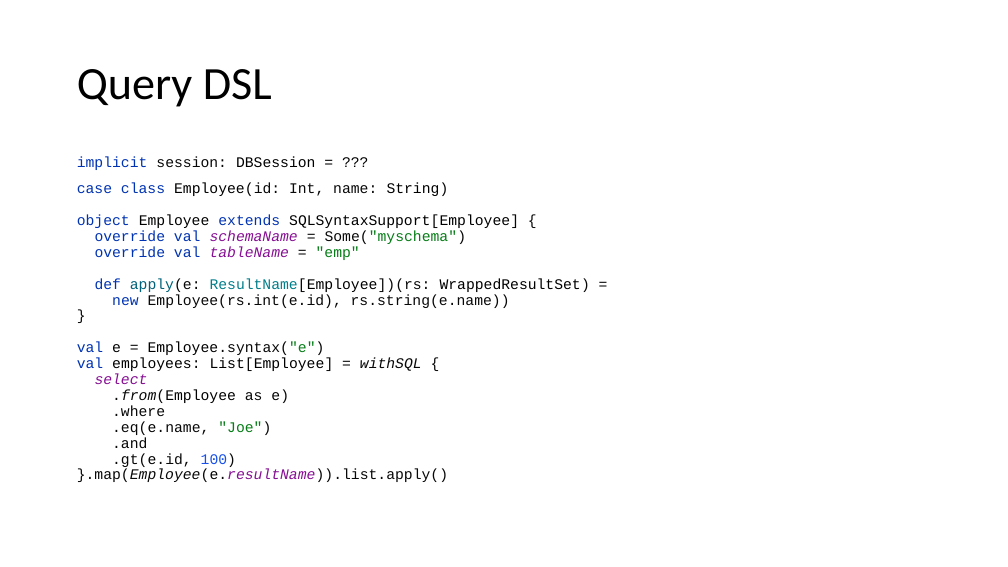
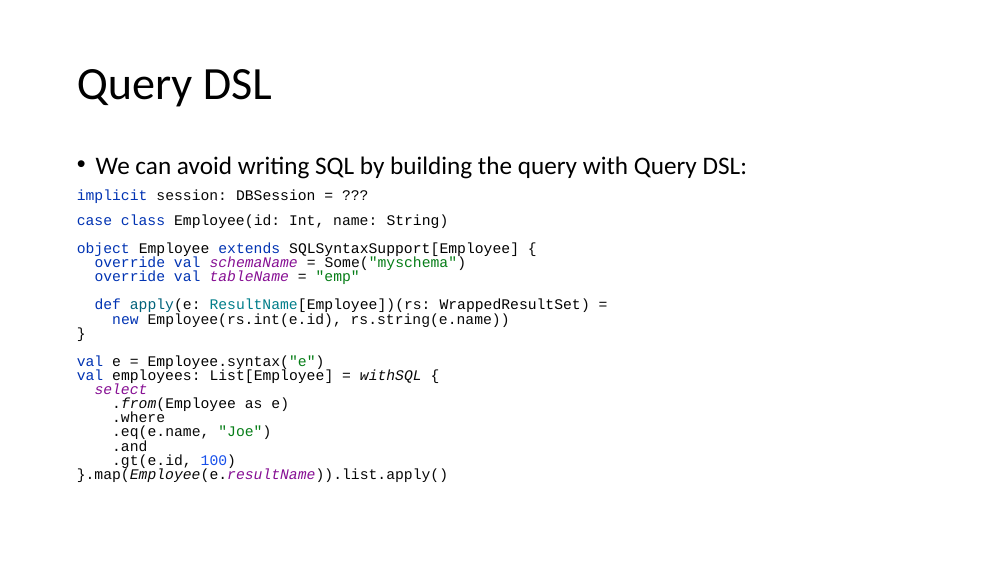
Before and after one commit to mcsuka/scalikejdbc-demo, a slide deck: slide 9 of docs/scalikejdbc-demo.pptx. Drawn at 1008x567 pixels with LibreOffice and Linux fonts; fonts in the diff are those of the drawing. Boxes give left, top, right and bottom in pixels: in the first picture for what was removed or moved away, otherwise in the second. Text is boxed around its words. In the diff, an @@ line names an element or a change of style, - is before the commit and + after.

```diff
--- a/docs/scalikejdbc-demo.pptx
+++ b/docs/scalikejdbc-demo.pptx
@@ text at (x1=96, y1=156, x2=747, y2=179): paragraph added @@
+• We can avoid writing SQL by building the query with Query DSL:
@@ text at (x1=77, y1=189, x2=590, y2=482): line spacing 0.9 to 0.8 @@
```
Also in this commit, not shown: 3 other slides changed, 1 slide added, 1 other file.
